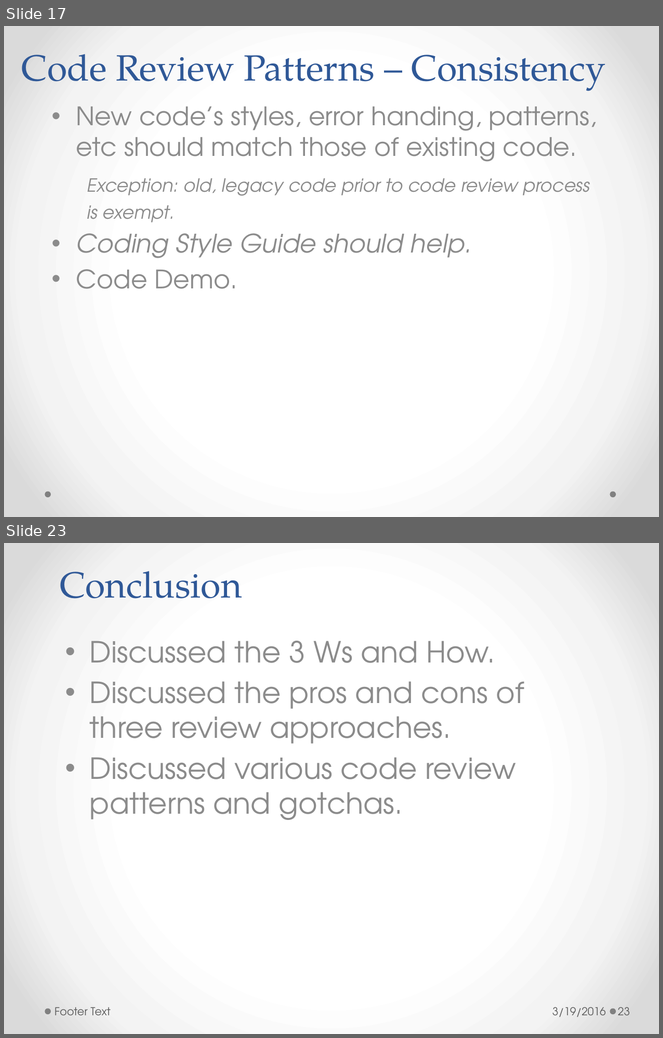
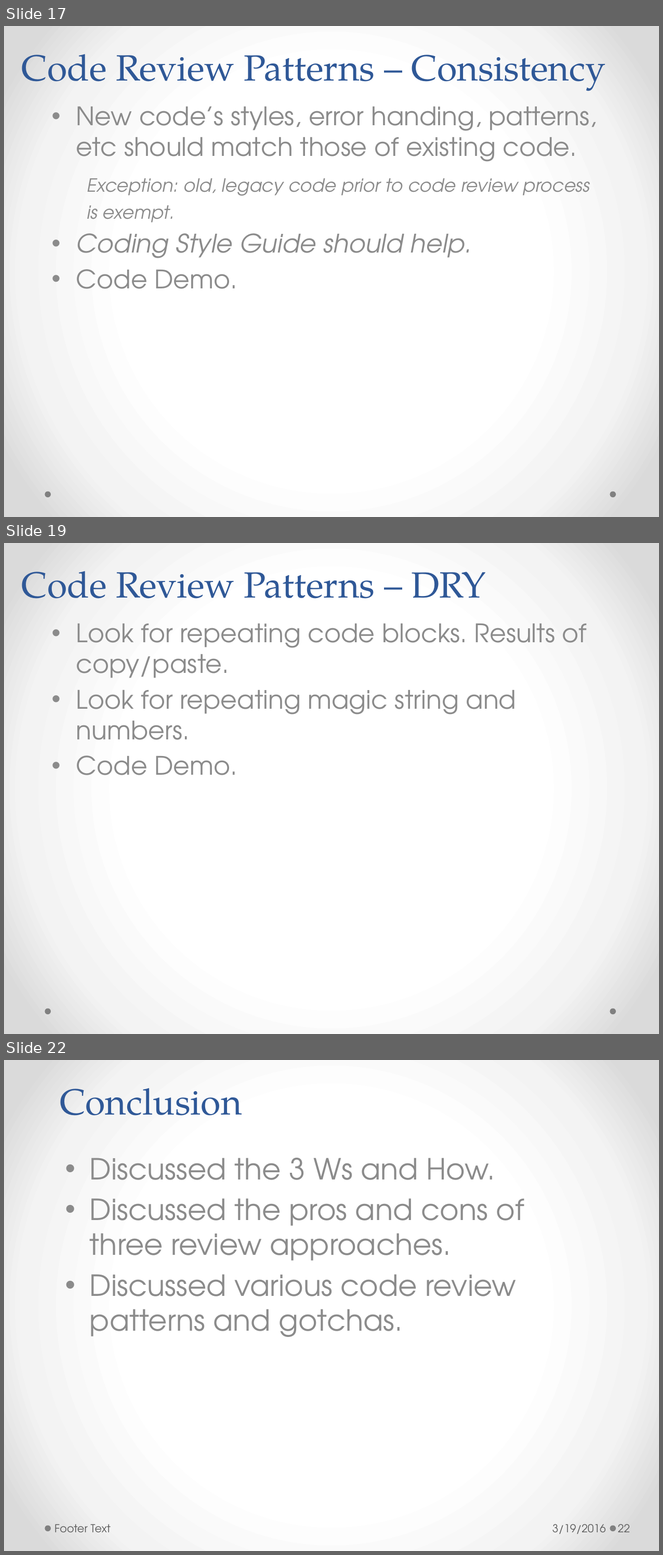
Before and after one commit to h-t-tran/brown, a slide deck: codereview/tech-presentation-effective-codereview.pptx. Shown one above the other, each under a label of ours: slides 17 and 23 before the commit, slides 17, 19 and 22 after it; the slides between them are not shown. The pictures are 663x1038 and 663x1555 pixels, drawn with LibreOffice and Linux fonts; fonts in the diff are those of the drawing. Boxes give left, top, right and bottom in pixels: in the first picture for what was removed or moved away, otherwise in the second. Text is boxed around its words. In the diff, an @@ line names an element or a change of style, - is before the commit and + after.

```diff
--- a/codereview/tech-presentation-effective-codereview.pptx
+++ b/codereview/tech-presentation-effective-codereview.pptx
@@ slide 19 added at (4,543,659,1034), background gradient #FFFFFF to #F4F4F4 to #DADADA; not listed: 2 template elements that a slide beside it also shows @@
@@ title added at (22,571,487,599), 40 pt, text #2F5897 @@
+Code Review Patterns – DRY
@@ text added at (76,624,587,775), 28 pt, text #8C8C8C @@
+• Look for repeating code blocks. Results of copy/paste.
+• Look for repeating magic string and numbers.
+• Code Demo.
@@ what was slide 23 is now slide 22 @@
@@ page number at (618,1524,630,1533): text changed @@
-23
+22
```
Also in this commit, not shown: 3 other slides added, 5 slides removed, 8 other files.
